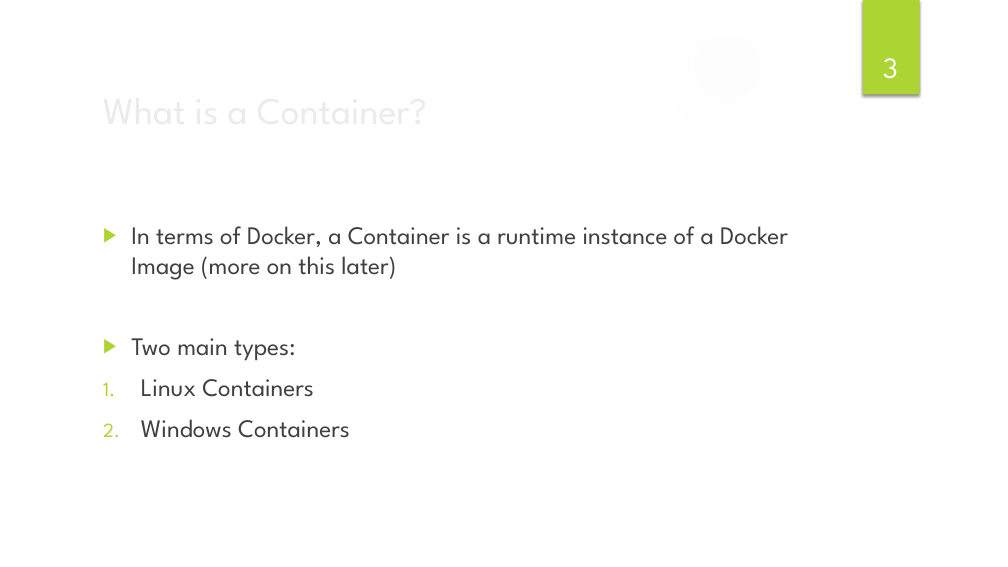
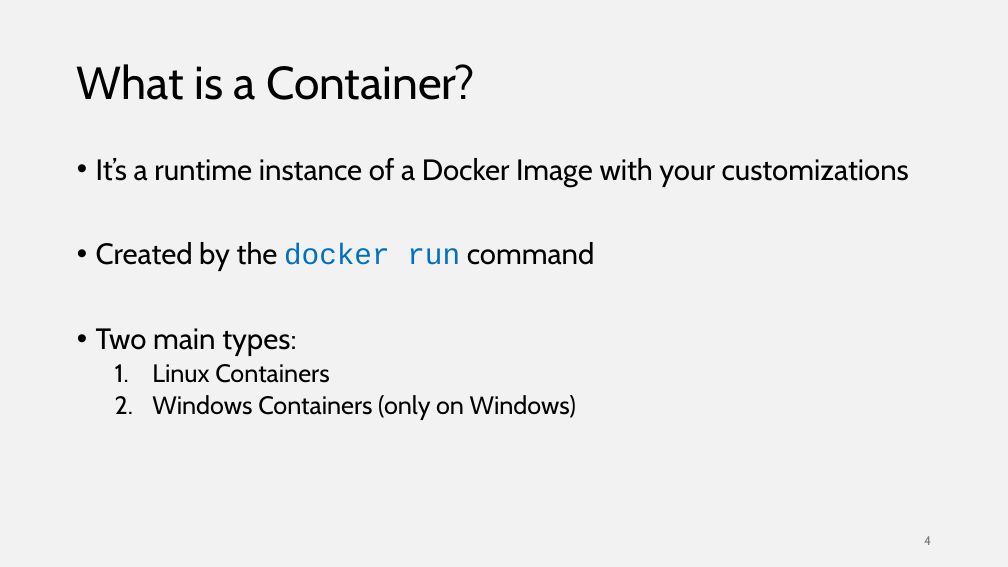
Before and after one commit to ilanham/Presentations, a slide deck: slide 4 of docker/Developing for SQL Server with Docker.pptx (slide 3 before the commit). Drawn at 1008x567 pixels with LibreOffice and Linux fonts; fonts in the diff are those of the drawing; background and template pictures are left out. Boxes give left, top, right and bottom in pixels: in the first picture for what was removed or moved away, otherwise in the second. Text is boxed around its words. In the diff, an @@ line names an element or a change of style, - is before the commit and + after.

Commit message:
latest Docker slides version

```diff
--- a/docker/Developing for SQL Server with Docker.pptx
+++ b/docker/Developing for SQL Server with Docker.pptx
@@ background picture (left out) to #F2F2F2 @@
@@ group removed at bbox=[0, 0, 1008, 567]: 3 ellipses, 3 freeform shapes @@
@@ rectangle removed at bbox=[863, 0, 920, 95] @@
@@ title "What is a Container?": place and size @@
-title "What is a Container?" at bbox=[95, 80, 820, 138]
+title "What is a Container?" at bbox=[77, 64, 474, 100]
@@ title "What is a Container?" at bbox=[77, 64, 474, 100]: size 36 to 44 pt, font League Spartan to Cabin, text colour #EBEBEB to #000000; line spacing 1 to 0.9 @@
@@ page number removed at bbox=[883, 58, 898, 79] @@
-3
@@ text "It’s a runtime instance of ...": place and size @@
-text "It’s a runtime instance of ..." at bbox=[131, 226, 788, 438]
+text "It’s a runtime instance of ..." at bbox=[96, 158, 909, 420]
@@ text at bbox=[96, 158, 909, 271]: text changed; size 24 to 28 pt; font League Spartan to Cabin; text colour #404040 to #000000 @@
-▶ In terms of Docker, a Container is a runtime instance of a Docker Image (more on this later)
+• It’s a runtime instance of a Docker Image with your customizations
+• Created by the docker run command
@@ text at bbox=[96, 328, 329, 383]: size 24 to 28 pt in "Two main types:"; font League Spartan to Cabin, text colour #404040 to #000000 in "Two main types:", "Linux Containers"; bullet ▶ to •; line spacing 1 to 0.9; list level 1 to 2 in "Linux Containers" @@
@@ text at bbox=[152, 395, 576, 420]: text changed; font League Spartan to Cabin; text colour #404040 to #000000 @@
-2. Windows Containers
+  2. Windows Containers (only on Windows)
@@ page number added at bbox=[924, 536, 931, 545], 12 pt, text #797979 @@
+4
```
Also in this commit, not shown: 18 other slides changed, 3 slides added, 1 slide removed, 2 other files.
